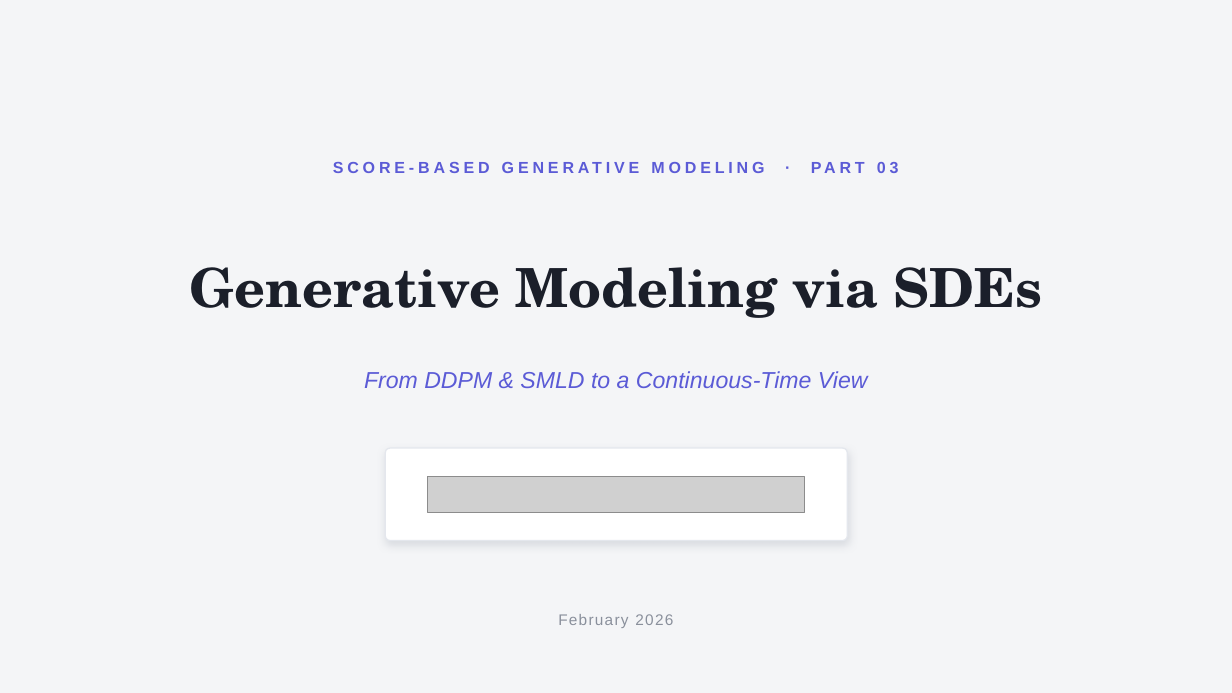
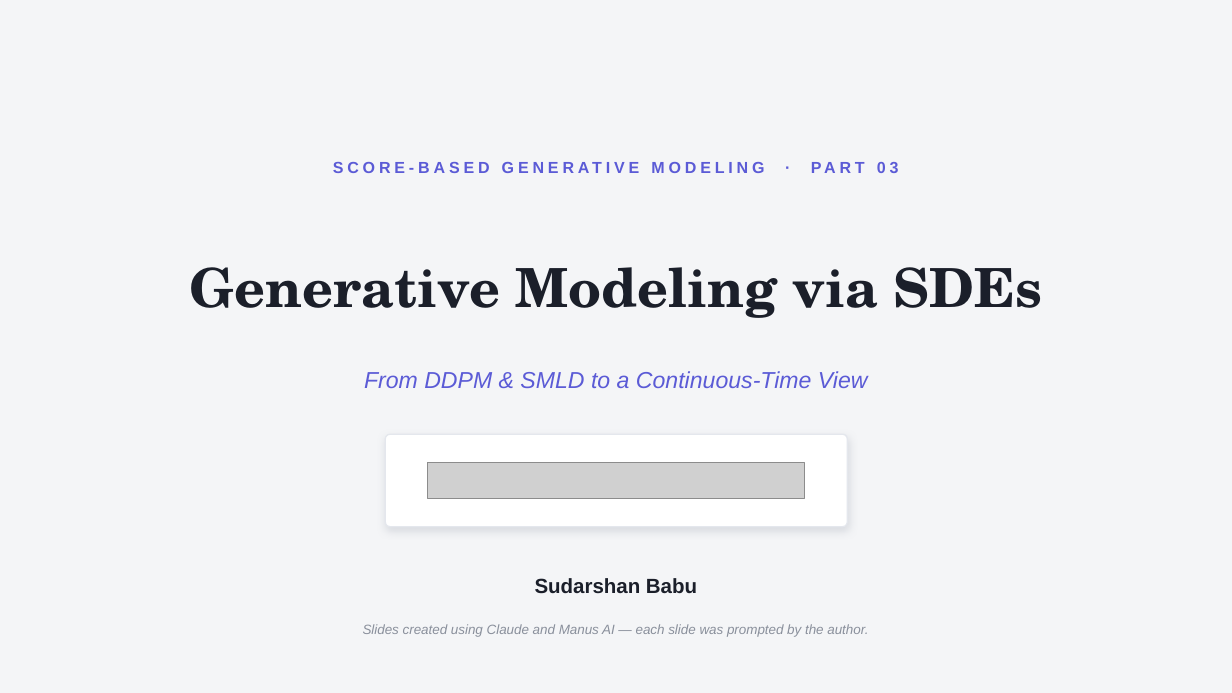
Before and after one commit to sudarshan1994/sudarshan1994.github.io, a slide deck: slide 1 of diffusion/score_sde_part3_polished.pptx. Drawn at 1232x693 pixels with LibreOffice and Linux fonts; fonts in the diff are those of the drawing; grey boxes stand for pictures. Boxes give left, top, right and bottom in pixels: in the first picture for what was removed or moved away, otherwise in the second. Text is boxed around its words. In the diff, an @@ line names an element or a change of style, - is before the commit and + after.

Commit message:
Replace Part 3 (SDEs) deck with updated version

```diff
--- a/diffusion/score_sde_part3_polished.pptx
+++ b/diffusion/score_sde_part3_polished.pptx
@@ rounded rectangle: place and size @@
-rounded rectangle at (385, 448, 848, 541)
+rounded rectangle at (385, 434, 848, 527)
@@ picture: place and size @@
-picture at (428, 477, 805, 512)
+picture at (428, 463, 805, 498)
@@ text at (535, 578, 697, 594): text changed; size 12 to 16 pt; text colour #8A909C to #1B1F2A; bold on @@
-February 2026
+Sudarshan Babu
@@ text added at (363, 624, 868, 637), 10.5 pt, text #8A909C, italic @@
+Slides created using Claude and Manus AI — each slide was prompted by the author.
```
Also in this commit, not shown: 2 other files.
